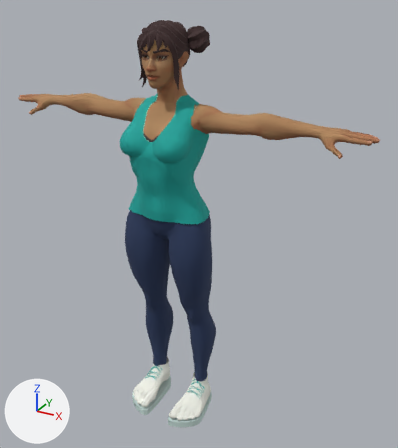
Renders of the glTF model experiments/prompt2rig/public/lab/characters/running-woman/assembled-running-woman.glb from each side of a commit.
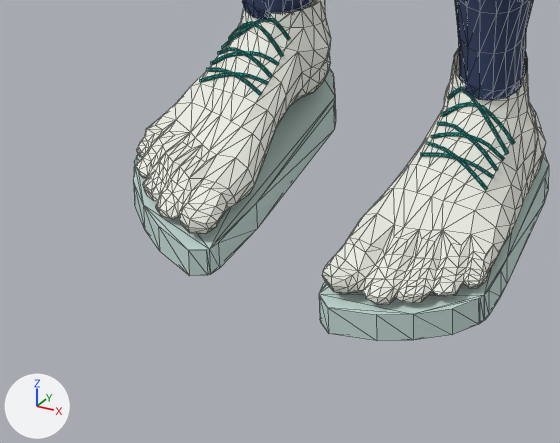
Each version is shown whole from a camera (50 mm lens) standing at (1.117, -1.762, 1.845) and looking at (0.099, 0.09, 0.919), then close up on the part from 27% to 54% of the width and 81% to 100% of the height. Arrows for +X, +Y and +Z are at lower left; the lights stay in place. The older version's two pictures come first. The close-ups show mesh edges as thin lines. Vertices at exactly the same position are counted once.

Before the edit, the objects in view are built like this:
```python
me_mesh_11 = bpy.data.meshes.new('Mesh_11')
me_mesh_11.from_pydata(...)  # 413 vertices, 784 faces; spans x 0.054..0.181, y -0.134..0.136, z 0.03..0.148
me_mesh_11.materials.append(mat_running_shoe_upper)  # white #f1f3e9
me_mesh_14 = bpy.data.meshes.new('Mesh_14')
me_mesh_14.from_pydata(...)  # 413 vertices, 784 faces; spans x -0.181..-0.054, y -0.134..0.136, z 0.03..0.148
me_mesh_14.materials.append(mat_running_shoe_upper)  # white #f1f3e9
me_mesh_4 = bpy.data.meshes.new('Mesh_4')
me_mesh_4.from_pydata(...)  # 468 vertices, 871 faces; spans x -0.198..0.0, y -0.084..0.155, z 0.141..0.894
me_mesh_4.materials.append(mat_navy_yoga_leggings)  # dark blue #29395c
ob_leggings_r = bpy.data.objects.new('leggings_R', me_mesh_4)
ob_leggings_r.location = (0.0, 0.0, 0.0)
ob_shoe_l = bpy.data.objects.new('shoe_L', me_mesh_11)
ob_shoe_l.location = (0.0, 0.0, 0.0)
ob_shoe_r = bpy.data.objects.new('shoe_R', me_mesh_14)
ob_shoe_r.location = (0.0, 0.0, 0.0)
# also in view: 'laces_L' at (0.118, 0.027, 0.114); 'sole_L' at (0.118, 0.001, 0.017); 'sole_R' at (-0.118, 0.001, 0.017); 'leggings_L' at (0.099, 0.036, 0.517); 'laces_R' at (-0.118, 0.027, 0.114)
```
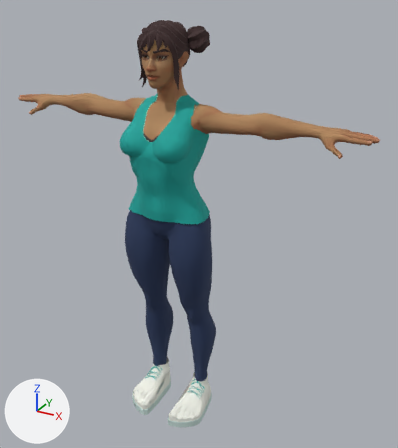
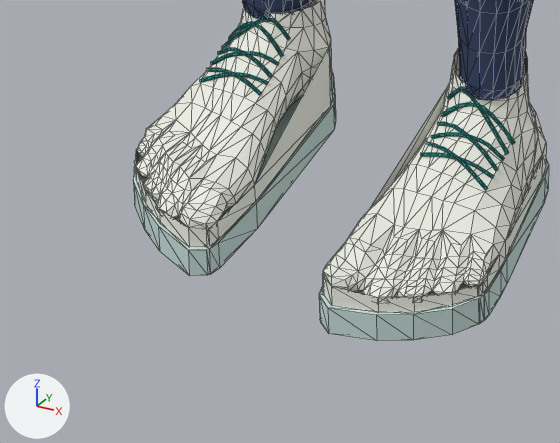
Patch to the scene script:
```diff
--- a/experiments/prompt2rig/public/lab/characters/running-woman/assembled-running-woman.glb.py
+++ b/experiments/prompt2rig/public/lab/characters/running-woman/assembled-running-woman.glb.py
@@ me_mesh_11 @@
 # used by ob_shoe_l; location = (0.0, 0.0, 0.0)
-me_mesh_11.from_pydata(...)  # 413 vertices, 784 faces; spans x 0.054..0.181, y -0.134..0.136, z 0.03..0.148
+me_mesh_11.from_pydata(...)  # 437 vertices, 832 faces; spans x 0.054..0.181, y -0.134..0.136, z 0.03..0.148
+# me_mesh_11 part 1
+# 24 vertices are added at x 0.054..0.181, y -0.134..0.136, z 0.031
+# 48 new faces join them
 me_mesh_11.materials.append(mat_running_shoe_upper)
@@ me_mesh_14 @@
 # used by ob_shoe_r; location = (0.0, 0.0, 0.0)
-me_mesh_14.from_pydata(...)  # 413 vertices, 784 faces; spans x -0.181..-0.054, y -0.134..0.136, z 0.03..0.148
+me_mesh_14.from_pydata(...)  # 437 vertices, 832 faces; spans x -0.181..-0.054, y -0.134..0.136, z 0.03..0.148
+# me_mesh_14 part 2
+# 24 vertices are added at x -0.181..-0.054, y -0.134..0.136, z 0.031
+# 48 new faces join them
 me_mesh_14.materials.append(mat_running_shoe_upper)
```

What differs and where, as boxes (x1, y1, x2, y2) in the close-ups (560 x 443 px):
'shoe_L', reshaped: before (322, 48, 546, 305); after (322, 48, 546, 312)
'shoe_R', reshaped: before (135, 0, 331, 234); after (135, 0, 332, 247)
part 1 of me_mesh_11, added: after (322, 91, 546, 312)
part 2 of me_mesh_14, added: after (135, 39, 332, 247)
